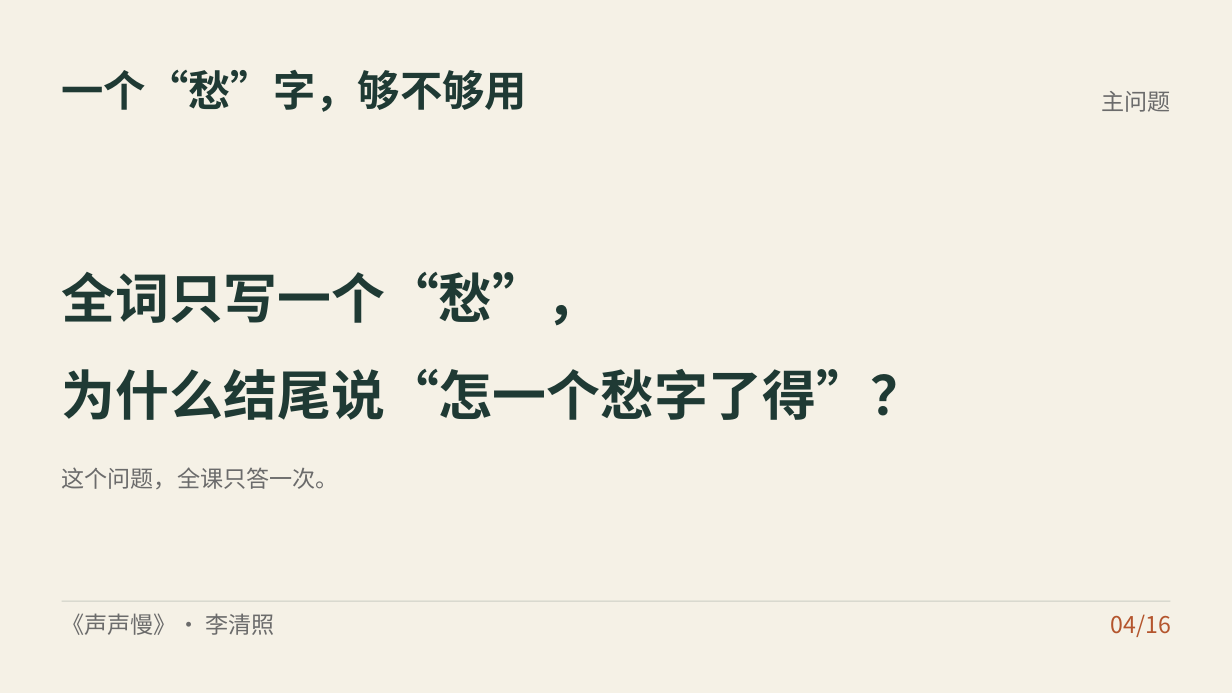
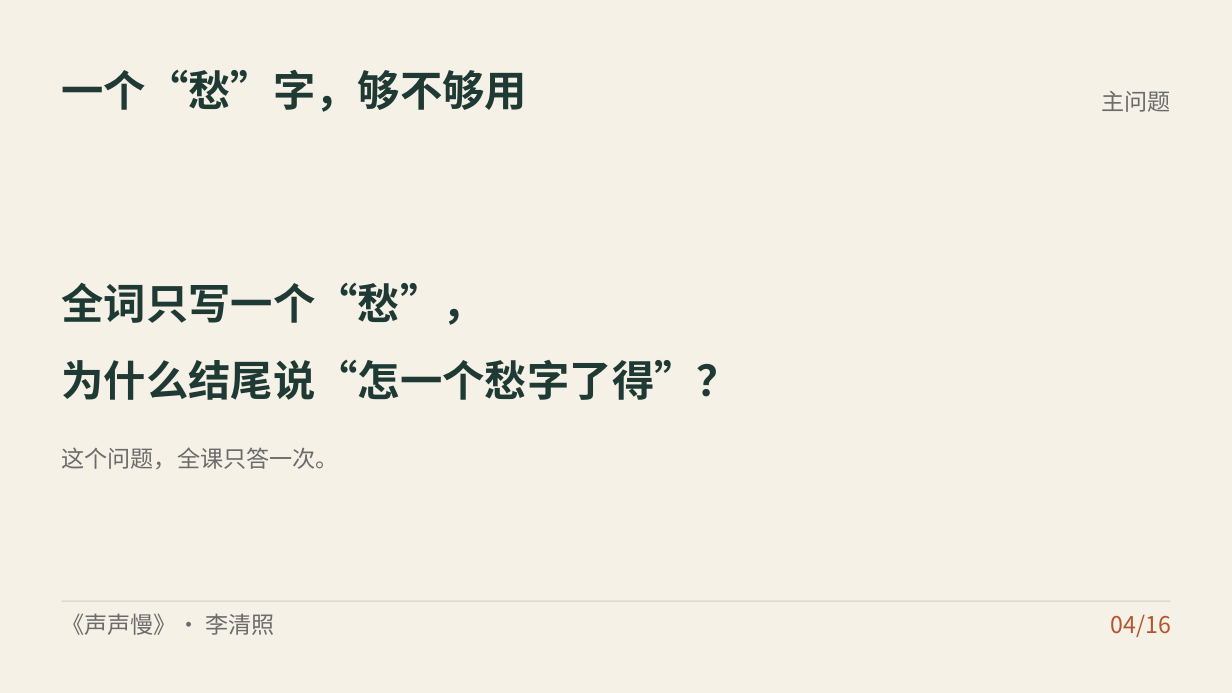
Before and after one commit to zhshy/gaozhong-yuwen-design-orchestrator, a slide deck: slide 4 of examples/声声慢/课件/声声慢.pptx. Drawn at 1232x693 pixels with LibreOffice and Linux fonts; fonts in the diff are those of the drawing. Boxes give left, top, right and bottom in pixels: in the first picture for what was removed or moved away, otherwise in the second. Text is boxed around its words. In the diff, an @@ line names an element or a change of style, - is before the commit and + after.

```diff
--- a/examples/声声慢/课件/声声慢.pptx
+++ b/examples/声声慢/课件/声声慢.pptx
@@ text "全词只写一个“愁”，": place and size @@
-text "全词只写一个“愁”，" at [62,272,601,326]
+text "全词只写一个“愁”，" at [62,282,485,325]
@@ text "全词只写一个“愁”，" at [62,282,485,325]: size 42 to 33 pt @@
@@ text "为什么结尾说“怎一个愁字了得”？" at [62,360,739,400]: size 42 to 33 pt @@
@@ text "这个问题，全课只答一次。": place and size @@
-text "这个问题，全课只答一次。" at [62,467,339,489]
+text "这个问题，全课只答一次。" at [62,447,339,469]
```
Also in this commit, not shown: 12 other slides changed, 2 slides added, 2 slides removed, 26 other files.
